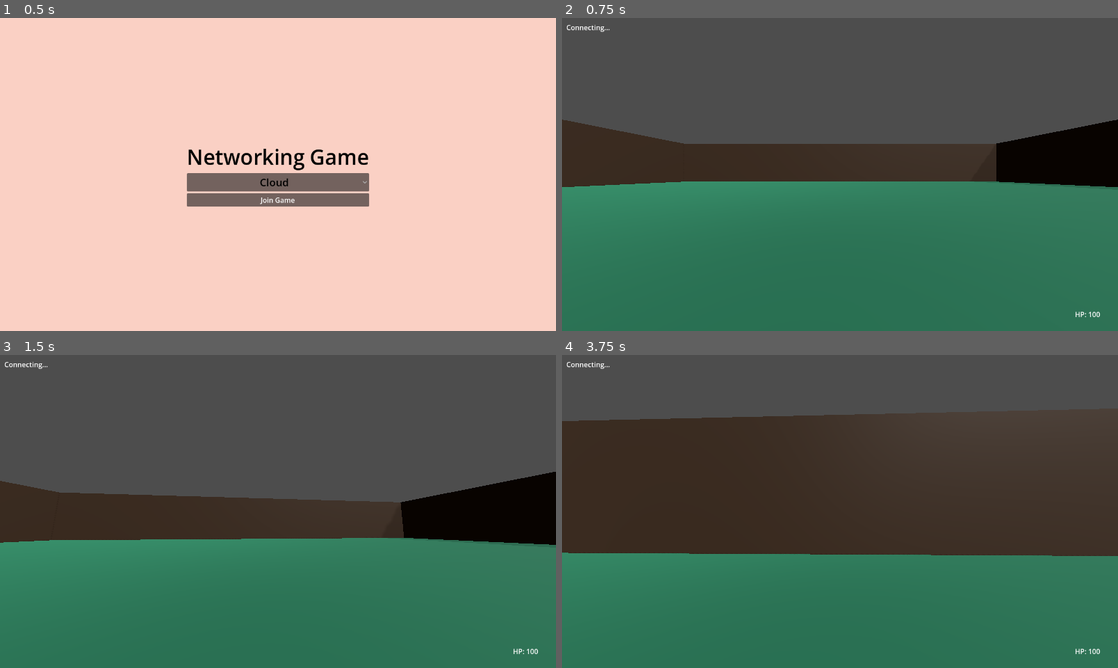
Above: before the commit, frames 1-4 (two rows, left to right).
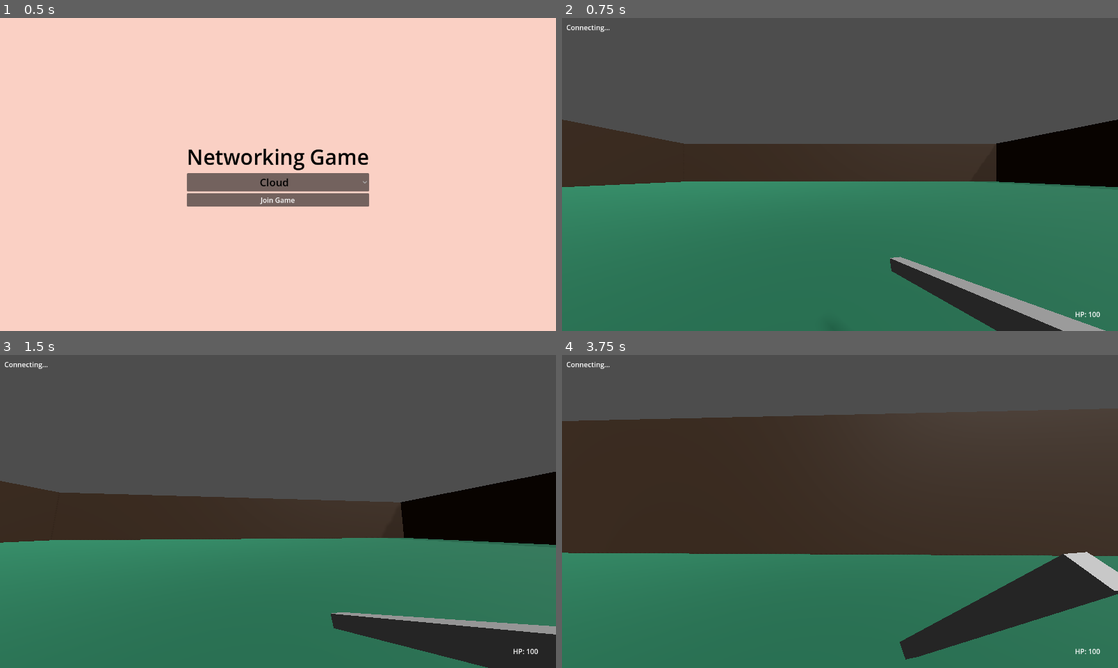
Above: after the commit, the same moments.

Repository: Carter-Lewis/fps_network_protocol
Game: Godot game, scene res://scenes/MainMenu.tscn
Two runs of this game, one before a commit and one after it. Both use one fixed random seed, a clock stepped at 60 frames per second and the inputs below.
Inputs (mouse positions are in pixels of both pictures, inside the frame that each line leads up to):
- Up to frame 1 (0.5 s): no input
- Up to frame 2 (0.75 s): click "Join Game" at 0.5 s
- Up to frame 3 (1.5 s): tap Enter at 1.25 s; move the mouse to (305, 511) at 1.27 s; press the mouse at (305, 511) at 1.28 s; hold W (move_forward) from 1.28 s (still down)
- Up to frame 4 (3.75 s): keep holding W (move_forward); tap Space (jump) at 1.52, 1.55, 1.82, 2.1, 2.27, 2.57, 3.05 s; move the mouse to (812, 511) at 2.02 s; release the mouse at (812, 511) at 2.03 s; click (812, 511) at 2.3 s; move the mouse to (851, 505) at 2.77 s; press the mouse at (851, 505) at 2.78 s; move the mouse to (834, 517) at 3.52 s; release the mouse at (834, 517) at 3.53 s; click (834, 517) at 3.6 s

Frame 1 is identical in both runs. In frame 2, 2.9% of the frame differs, in the area x 59-98%, y 76-100%; in frame 3, 4.5%; in frame 4, 5.0%, in the area x 60-100%, y 62-98%.

Commit message:
Added jumping and hit packets

Diff:
--- a/fps_game/scenes/Main.tscn
+++ b/fps_game/scenes/Main.tscn
@@ -67,7 +67,7 @@
 surface_material_override/0 = SubResource("wall_mat")
 
 [node name="Col" type="CollisionShape3D" parent="Arena/WallNorth" unique_id=2137973768]
-transform = Transform3D(1, 0, 0, 0, 1, 0, 0, 0, 1, 0, 0, -1.2124043)
+transform = Transform3D(1, 0, 0, 0, 1, 0, 0, 0, 1, 0, 0, -0.5451317)
 shape = SubResource("wall_shape")
 
 [node name="WallSouth" type="StaticBody3D" parent="Arena" unique_id=1804539142]
@@ -78,7 +78,7 @@
 surface_material_override/0 = SubResource("wall_mat")
 
 [node name="Col" type="CollisionShape3D" parent="Arena/WallSouth" unique_id=1268744551]
-transform = Transform3D(1, 0, 0, 0, 1, 0, 0, 0, 1, 0, 0, 1.2559586)
+transform = Transform3D(1, 0, 0, 0, 1, 0, 0, 0, 1, 0, 0, 0.73625565)
 shape = SubResource("wall_shape")
 
 [node name="WallEast" type="StaticBody3D" parent="Arena" unique_id=427330199]
@@ -89,7 +89,7 @@
 surface_material_override/0 = SubResource("wall_mat")
 
 [node name="Col" type="CollisionShape3D" parent="Arena/WallEast" unique_id=1600428135]
-transform = Transform3D(1, 0, 0, 0, 1, 0, 0, 0, 1, 0, 0, 1.2436752)
+transform = Transform3D(1, 0, 0, 0, 1, 0, 0, 0, 1, 0, 0, 0.67678833)
 shape = SubResource("wall_shape")
 
 [node name="WallWest" type="StaticBody3D" parent="Arena" unique_id=1585534598]
@@ -100,7 +100,7 @@
 surface_material_override/0 = SubResource("wall_mat")
 
 [node name="Col" type="CollisionShape3D" parent="Arena/WallWest" unique_id=1044708882]
-transform = Transform3D(1, 0, 0, 0, 1, 0, 0, 0, 1, 0, 0, -1.2798843)
+transform = Transform3D(1, 0, 0, 0, 1, 0, 0, 0, 1, 0, 0, -0.71484375)
 shape = SubResource("wall_shape")
 
 [node name="RemotePlayers" type="Node3D" parent="." unique_id=523830323]
@@ -118,17 +118,6 @@
 [node name="Camera3D" type="Camera3D" parent="LocalPlayer/CameraMount" unique_id=1646771825]
 current = true
 fov = 90.0
-
-[node name="ShootRay" type="RayCast3D" parent="LocalPlayer/CameraMount/Camera3D" unique_id=127278365]
-target_position = Vector3(0, 0, -100)
-collision_mask = 3
-
-[node name="MuzzleFlash" type="GPUParticles3D" parent="LocalPlayer/CameraMount/Camera3D" unique_id=1656859257]
-transform = Transform3D(1, 0, 0, 0, 1, 0, 0, 0, 1, 0, 0, -0.5)
-emitting = false
-lifetime = 0.05
-one_shot = true
-explosiveness = 1.0
 
 [node name="HUD" type="CanvasLayer" parent="LocalPlayer" unique_id=1599294017]
 
--- a/fps_game/scripts/LocalPlayer.gd
+++ b/fps_game/scripts/LocalPlayer.gd
@@ -1,5 +1,5 @@
 extends CharacterBody3D
-# LocalPlayer.gd
+
 const SPEED = 6.0
 const JUMP_VELOCITY = 5.0
 const MOUSE_SENSITIVITY = 0.002
@@ -7,8 +7,6 @@
 
 @onready var camera: Camera3D = $CameraMount/Camera3D
 @onready var camera_mount: Node3D = $CameraMount
-@onready var shoot_raycast: RayCast3D = $CameraMount/Camera3D/ShootRay
-@onready var muzzle_flash: GPUParticles3D = $CameraMount/Camera3D/MuzzleFlash
 @onready var hud: CanvasLayer = $HUD
 @onready var health_label: Label = $HUD/HealthLabel
 @onready var crosshair: TextureRect = $HUD/Crosshair
@@ -16,20 +14,31 @@
 
 var health: int = 100
 var _hit_marker_timer: float = 0.0
-var _shoot_cooldown: float = 0.0
+var _swing_cooldown: float = 0.0
+var _stick: MeshInstance3D = null
+var _stick_rest_rotation: Vector3 = Vector3(-0.3, 0.2, 0.0)
 
 func _ready() -> void:
 	Input.set_mouse_mode(Input.MOUSE_MODE_CAPTURED)
-	# Register ourselves with NetworkManager so it can read our position
 	NetworkManager.register_local_player(self)
+	_spawn_stick()
+
+func _spawn_stick() -> void:
+	_stick = MeshInstance3D.new()
+	var mesh = BoxMesh.new()
+	mesh.size = Vector3(0.05, 0.05, 0.6)
+	_stick.mesh = mesh
+	_stick.position = Vector3(0.3, -0.3, -0.4)
+	_stick.rotation = _stick_rest_rotation
+	camera_mount.add_child(_stick)
 
 func _unhandled_input(event: InputEvent) -> void:
 	if event is InputEventMouseMotion:
 		rotate_y(-event.relative.x * MOUSE_SENSITIVITY)
 		camera_mount.rotate_x(-event.relative.y * MOUSE_SENSITIVITY)
 		camera_mount.rotation.x = clamp(camera_mount.rotation.x, -PI/2.2, PI/2.2)
-	if event.is_action_pressed("shoot") and _shoot_cooldown <= 0.0:
-		_do_shoot()
+	if event.is_action_pressed("shoot") and _swing_cooldown <= 0.0:
+		_do_swing()
 	if event is InputEventKey and event.pressed:
 		if event.keycode == KEY_ESCAPE:
 			Input.set_mouse_mode(Input.MOUSE_MODE_VISIBLE)
@@ -37,14 +46,12 @@
 			Input.set_mouse_mode(Input.MOUSE_MODE_CAPTURED)
 
 func _physics_process(delta: float) -> void:
-	_shoot_cooldown -= delta
+	_swing_cooldown -= delta
 	_hit_marker_timer -= delta
 	if _hit_marker_timer <= 0:
 		hit_marker.visible = false
-
 	if not is_on_floor():
 		velocity.y -= GRAVITY * delta
-
 	var input_dir = Input.get_vector("move_left", "move_right", "move_forward", "move_backward")
 	var direction = (transform.basis * Vector3(input_dir.x, 0, input_dir.y)).normalized()
 	if is_on_floor():
@@ -53,22 +60,16 @@
 	else:
 		velocity.x = lerp(velocity.x, direction.x * SPEED, delta * 3.0)
 		velocity.z = lerp(velocity.z, direction.z * SPEED, delta * 3.0)
-
 	if Input.is_action_just_pressed("jump") and is_on_floor():
 		velocity.y = JUMP_VELOCITY
+	move_and_slide()
 
-	move_and_slide()
-	# NetworkManager reads our position/rotation directly - no call needed here
-
-func _do_shoot() -> void:
-	_shoot_cooldown = 0.15
-	if muzzle_flash:
-		muzzle_flash.restart()
-		muzzle_flash.emitting = true
-	shoot_raycast.force_raycast_update()
-	if shoot_raycast.is_colliding():
-		var hit = shoot_raycast.get_collider()
-		if hit and hit.is_in_group("remote_players"):
-			hit_marker.visible = true
-			_hit_marker_timer = 0.3
-	# Shoot events not implemented yet - save for next week
+func _do_swing() -> void:
+	_swing_cooldown = 0.5
+	NetworkManager.send_swing()
+	hit_marker.visible = true
+	_hit_marker_timer = 0.2
+	# animate stick forward and back
+	var tween = create_tween()
+	tween.tween_property(_stick, "rotation", Vector3(-1.0, 0.2, 0.0), 0.1)
+	tween.tween_property(_stick, "rotation", _stick_rest_rotation, 0.15)
--- a/fps_game/scripts/NetworkManager.gd
+++ b/fps_game/scripts/NetworkManager.gd
@@ -151,10 +151,18 @@
 	if Input.is_action_pressed("move_left"):     move_x -= 1
 	if Input.is_action_pressed("move_backward"): move_z += 1
 	if Input.is_action_pressed("move_forward"):  move_z -= 1
+
+	var flags: int = 0
+	if Input.is_action_just_pressed("jump"):
+		flags |= 0x01
+
 	var yaw: float = local_player.rotation.y
 	var pitch: float = 0.0
 	if local_player.has_node("CameraMount"):
 		pitch = local_player.get_node("CameraMount").rotation.x
+
+	var local_y: float = local_player.global_position.y - 1.0
+
 	input_seq = (input_seq + 1) % 65536
 	var buf := PackedByteArray()
 	buf.append(0x02)
@@ -163,6 +171,8 @@
 	buf.append_array(_pack_f32_be(pitch))
 	buf.append(_i8_to_u8(move_x))
 	buf.append(_i8_to_u8(move_z))
+	buf.append_array(_pack_f32_be(local_y))
+	buf.append(flags)
 	udp.put_packet(buf)
 
 # udp in: route incoming packets by type
@@ -178,6 +188,18 @@
 				_handle_world_state(packet)
 			0x12:
 				_handle_player_left(packet)
+
+# tcp out: send swing packet (0x03) with our player id
+
+func send_swing() -> void:
+	if tcp == null or my_player_id < 0:
+		return
+	var buf := PackedByteArray()
+	buf.append(0x03)
+	buf.append((my_player_id >> 8) & 0xFF)
+	buf.append(my_player_id & 0xFF)
+	tcp.put_data(buf)
+	print("Sent Swing for player ", my_player_id)
 
 # udp in: parse world state and apply positions to remote players
 # layout: [type:u8, count:u8, then count x 22 bytes per player]
@@ -215,7 +237,6 @@
 		print("[-] Player ", pid, " left, node despawned")
 
 # reconcile local player position against server, log drift
-# reconcile local player position against server, log drift
 func _reconcile_local(server_pos: Vector3):
 	if local_player == null:
 		return
Not shown, changed: .DS_Store
Not shown, changed: protocol/src/lib.rs
Not shown, changed: server/src/main.rs
